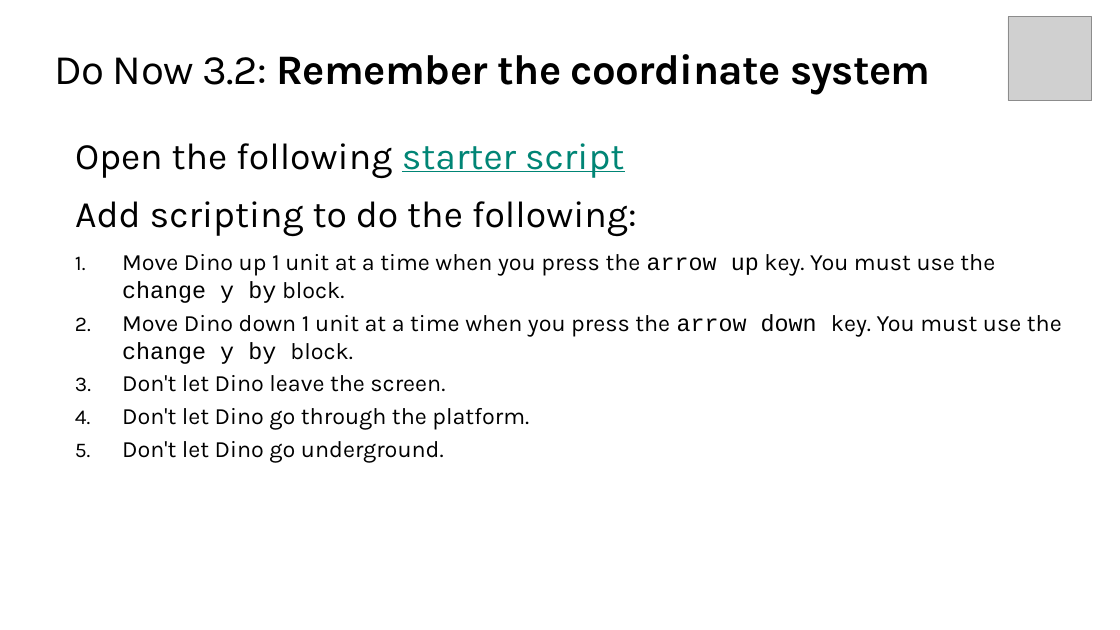
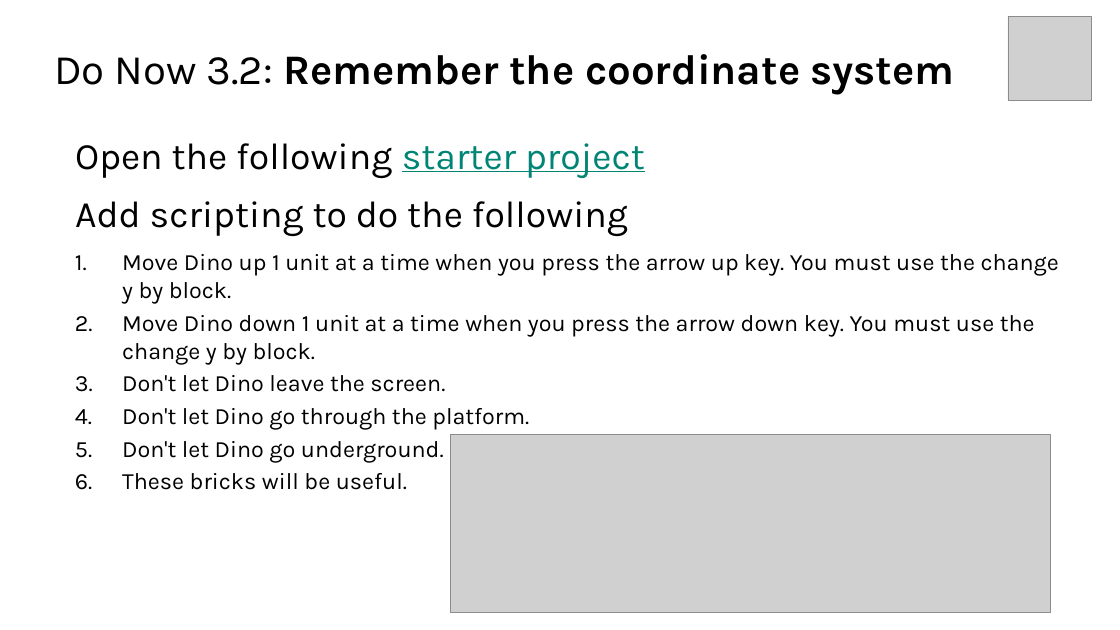
Before and after one commit to TEALSK12/introduction-to-computer-science, a slide deck: slide 4 of docs/slidedecks/TEALS SNAP 3.2.pptx. Drawn at 1120x630 pixels with LibreOffice and Linux fonts; fonts in the diff are those of the drawing; grey boxes stand for pictures; background and template pictures are left out. Boxes give left, top, right and bottom in pixels: in the first picture for what was removed or moved away, otherwise in the second. Text is boxed around its words. In the diff, an @@ line names an element or a change of style, - is before the commit and + after.

Commit message:
Unit 3 updates

```diff
--- a/docs/slidedecks/TEALS SNAP 3.2.pptx
+++ b/docs/slidedecks/TEALS SNAP 3.2.pptx
@@ title "Do Now 3.2: Remember the ..." at (x1=54, y1=54, x2=954, y2=95): letter spacing -0.5 to 0 pt @@
@@ text at (x1=75, y1=143, x2=645, y2=237): text changed @@
-Open the following starter script
-Add scripting to do the following:
+Open the following starter project
+Add scripting to do the following
@@ text at (x1=122, y1=254, x2=1059, y2=462): font Courier New to Karla in "arrow up change y by", "arrow down change y by"; more space between paragraphs @@
@@ picture added at (x1=451, y1=434, x2=1052, y2=613) @@
@@ text at (x1=122, y1=473, x2=407, y2=490): paragraph added @@
+  6. These bricks will be useful.
```
Also in this commit, not shown: 8 other slides changed, 2 slides added, 27 other files.
